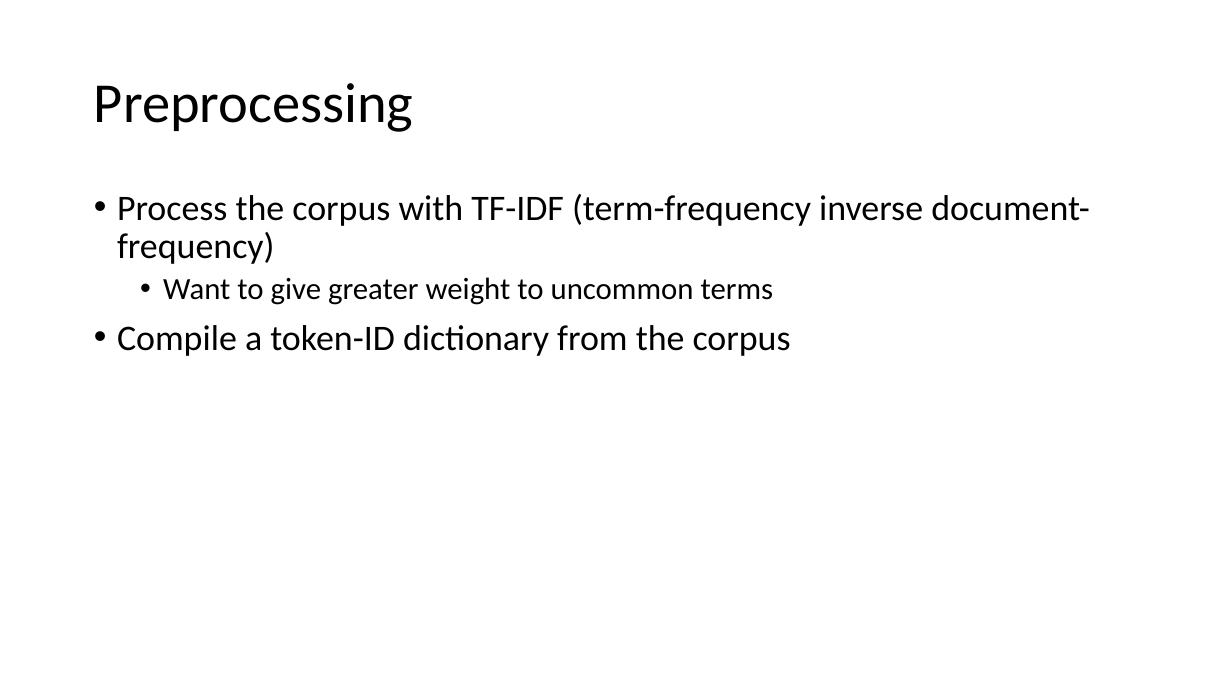
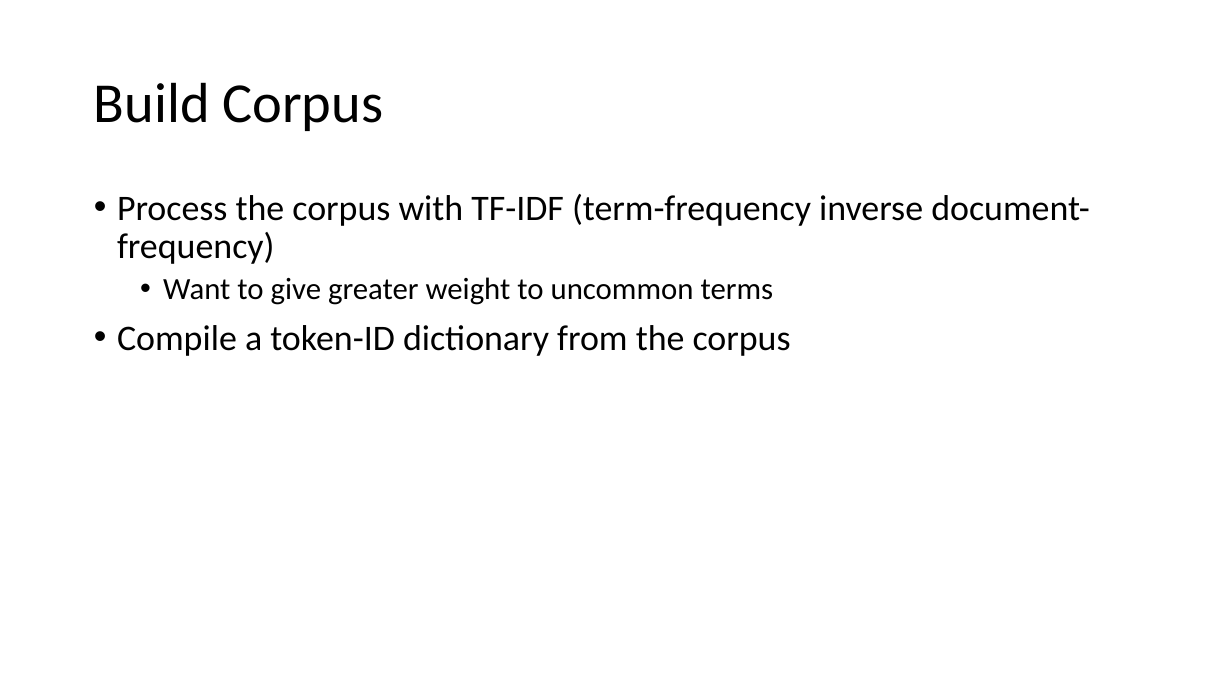
Before and after one commit to petezh/RR-NLP-Tools, a slide deck: slide 7 of topicmodeling/presentation/topicmodel_presentation.pptx. Drawn at 1232x693 pixels with LibreOffice and Linux fonts; fonts in the diff are those of the drawing. Boxes give left, top, right and bottom in pixels: in the first picture for what was removed or moved away, otherwise in the second. Text is boxed around its words. In the diff, an @@ line names an element or a change of style, - is before the commit and + after.

```diff
--- a/topicmodeling/presentation/topicmodel_presentation.pptx
+++ b/topicmodeling/presentation/topicmodel_presentation.pptx
@@ title at (x1=94, y1=82, x2=383, y2=131): text changed @@
-Preprocessing
+Build Corpus
```
Also in this commit, not shown: 3 other slides changed, 5 slides added, 1 other file.
